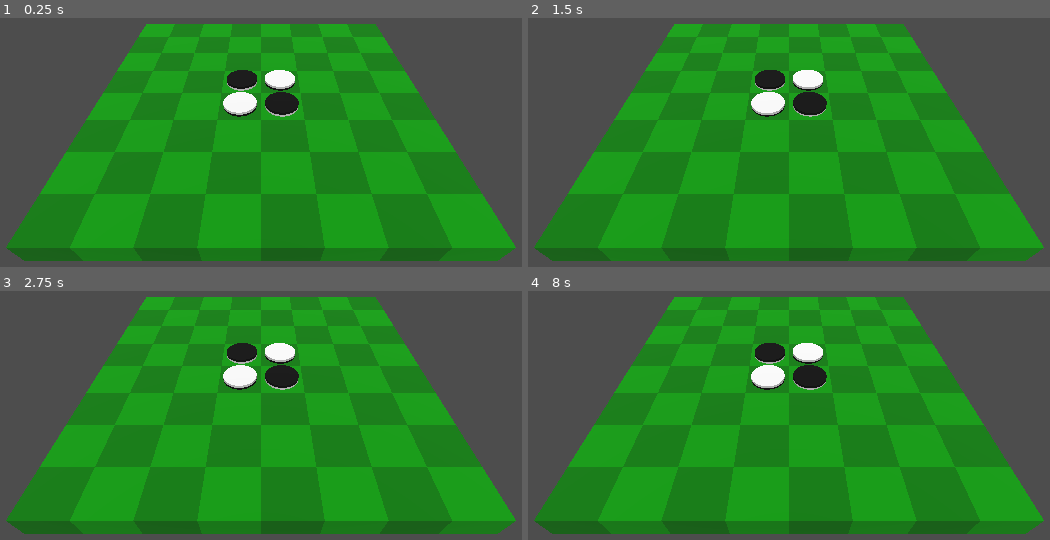
Above: before the commit, frames 1-4 (two rows, left to right).
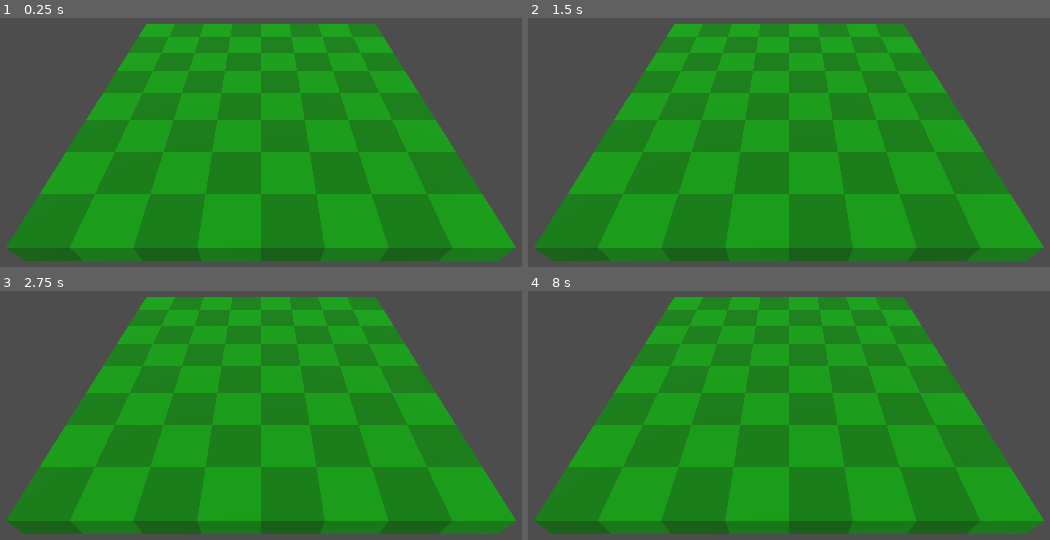
Above: after the commit, the same moments.

Repository: phrasmotica/othello
Game: Godot game, scene res://scenes/3d/game_3d.tscn
The game is run twice, just before and just after one commit, with the same random seed, the same clock (stepped at 60 frames per second) and the same inputs.
Inputs (mouse positions are in pixels of both pictures, inside the frame that each line leads up to):
- Up to frame 1 (0.25 s): no input
- Up to frame 2 (1.5 s): move the mouse to (966, 112) at 0.52 s; move the mouse to (627, 157) at 1.27 s
- Up to frame 3 (2.75 s): move the mouse to (339, 308) at 2.02 s
- Up to frame 4 (8 s): move the mouse to (747, 497) at 2.77 s; move the mouse to (1029, 475) at 3.52 s; move the mouse to (548, 340) at 4.27 s; move the mouse to (830, 408) at 5.02 s; tap Enter at 5.75, 7.25 s; move the mouse to (668, 295) at 5.77 s; tap Space at 6.5 s; move the mouse to (966, 385) at 6.52 s; move the mouse to (627, 430) at 7.27 s

The runs differ from the first frame. In frame 1, 1.8% of the frame differs, in the area x 42-58%, y 20-40%; in frame 2, 1.8%; in frame 3, 1.8%; in frame 4, 1.8%.

Commit message:
Remove some unused members in Counter3D script

Diff:
--- a/scenes/3d/counter_3d.tscn
+++ b/scenes/3d/counter_3d.tscn
@@ -1,8 +1,6 @@
-[gd_scene load_steps=5 format=3 uid="uid://cfqujlwguvw4b"]
+[gd_scene load_steps=3 format=3 uid="uid://cfqujlwguvw4b"]
 
 [ext_resource type="Script" path="res://scripts/3d/counter_3d.gd" id="1_dcfqh"]
-[ext_resource type="CylinderMesh" uid="uid://bnhdorgfwot3l" path="res://meshes/counter_3d_black_mesh.tres" id="1_froc0"]
-[ext_resource type="CylinderMesh" uid="uid://bqssxu8kjeyu6" path="res://meshes/counter_3d_white_mesh.tres" id="3_w4u8o"]
 
 [sub_resource type="CylinderShape3D" id="CylinderShape3D_ijrpa"]
 height = 0.125
@@ -13,8 +11,6 @@
 contact_monitor = true
 max_contacts_reported = 10
 script = ExtResource("1_dcfqh")
-black_counter_mesh = ExtResource("1_froc0")
-white_counter_mesh = ExtResource("3_w4u8o")
 
 [node name="CollisionShape3D" type="CollisionShape3D" parent="."]
 shape = SubResource("CylinderShape3D_ijrpa")
--- a/scripts/3d/counter_3d.gd
+++ b/scripts/3d/counter_3d.gd
@@ -1,5 +1,8 @@
 @tool
 class_name Counter3D extends RigidBody3D
+
+@export
+var debug_name := ""
 
 @export
 var is_white: bool:
@@ -9,16 +12,7 @@
 		flip_if_needed()
 
 @export
-var debug_name := ""
-
-@export
 var prevent_tweening := false
-
-@export
-var black_counter_mesh: CylinderMesh
-
-@export
-var white_counter_mesh: CylinderMesh
 
 @onready
 var counter_halves: Node3D = %CounterHalves
